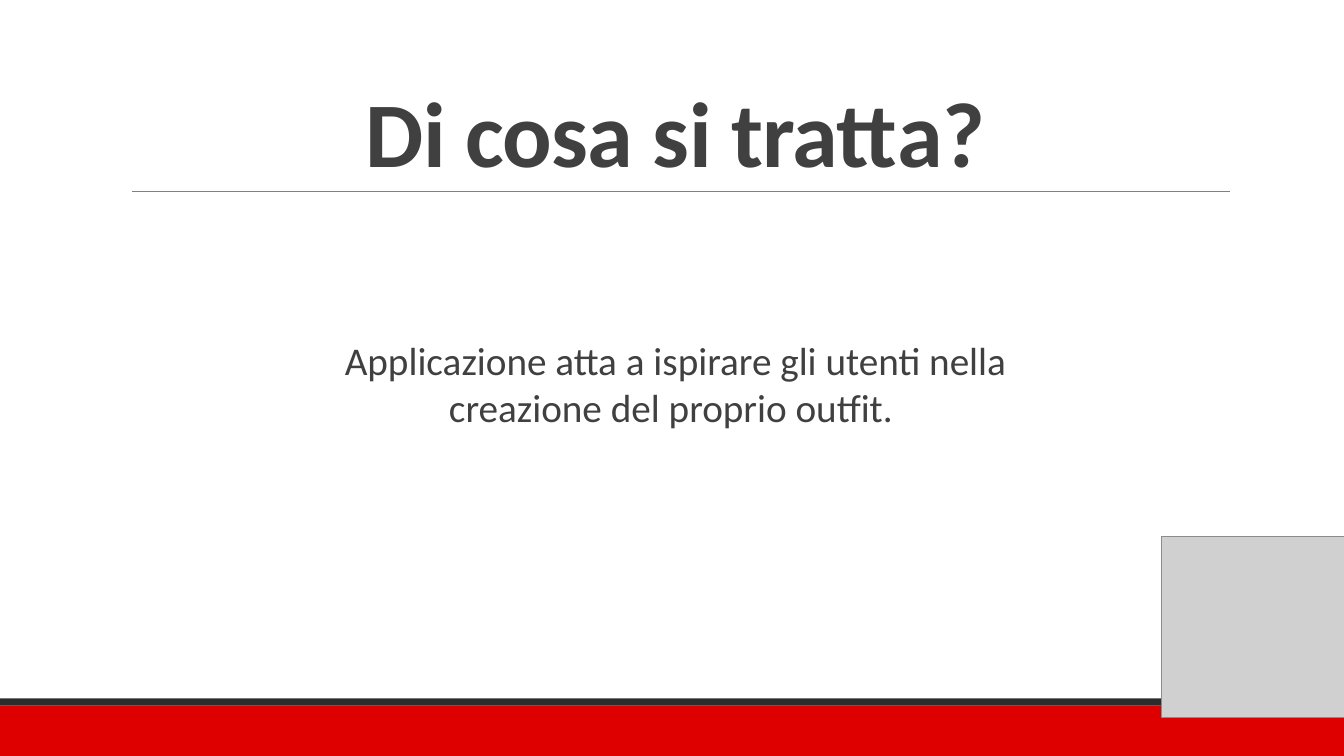
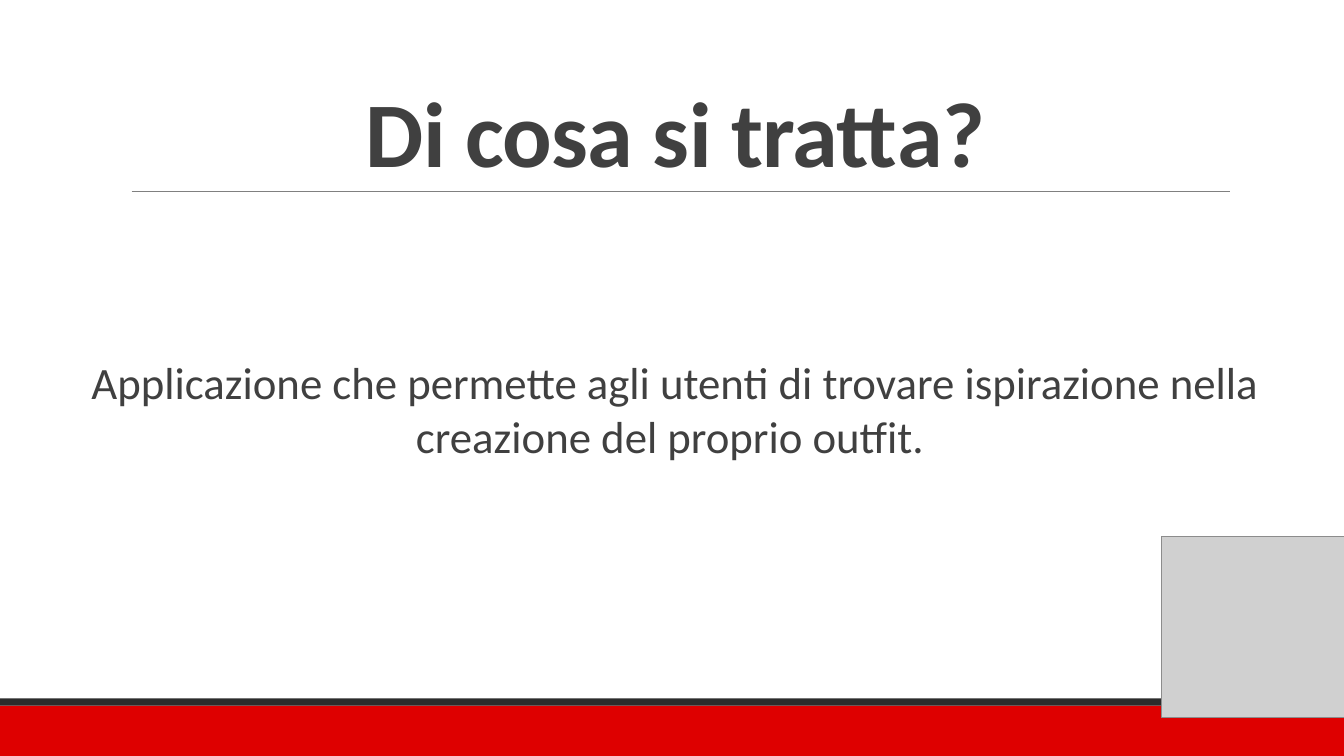
Before and after one commit to ddauny/hypebest, a slide deck: slide 2 of presentazione/presentazione_hypebest.pptx. Drawn at 1344x756 pixels with LibreOffice and Linux fonts; fonts in the diff are those of the drawing; grey boxes stand for pictures. Boxes give left, top, right and bottom in pixels: in the first picture for what was removed or moved away, otherwise in the second. Text is boxed around its words. In the diff, an @@ line names an element or a change of style, - is before the commit and + after.

```diff
--- a/presentazione/presentazione_hypebest.pptx
+++ b/presentazione/presentazione_hypebest.pptx
@@ text at box(91, 368, 1258, 461): text changed; size 28 to 32 pt @@
-Applicazione atta a ispirare gli utenti nella creazione del proprio outfit.
+Applicazione che permette agli utenti di trovare ispirazione nella creazione del proprio outfit.
```
Also in this commit, not shown: 1 other file.
